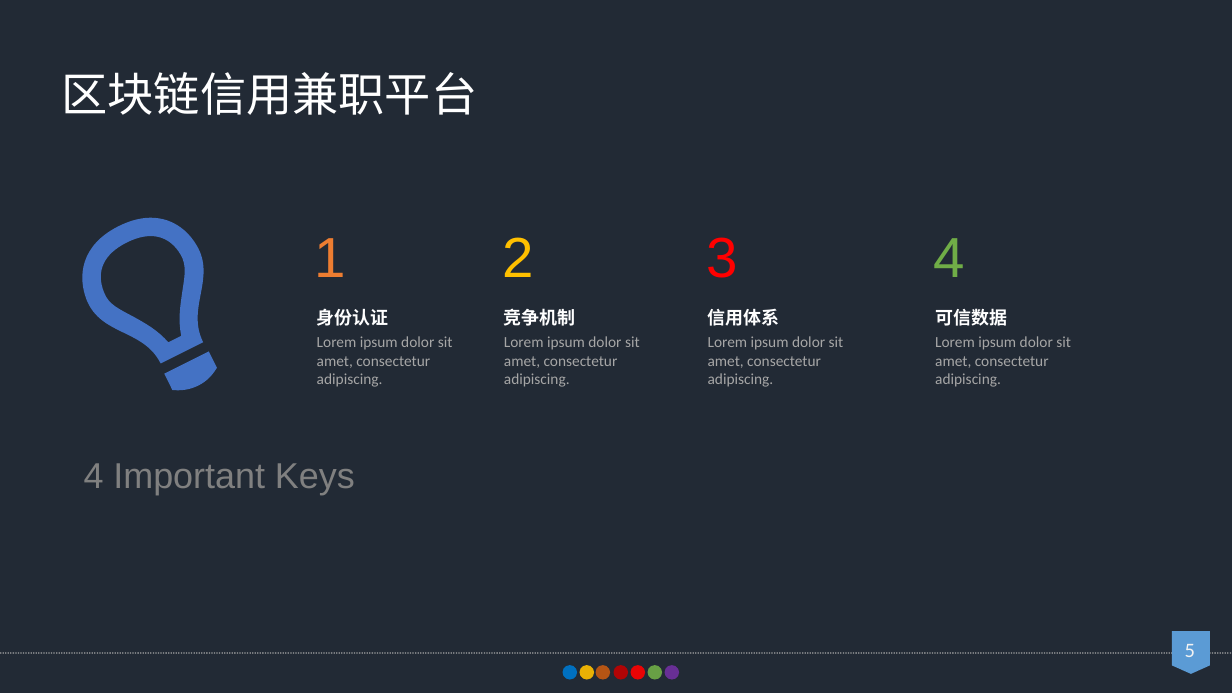
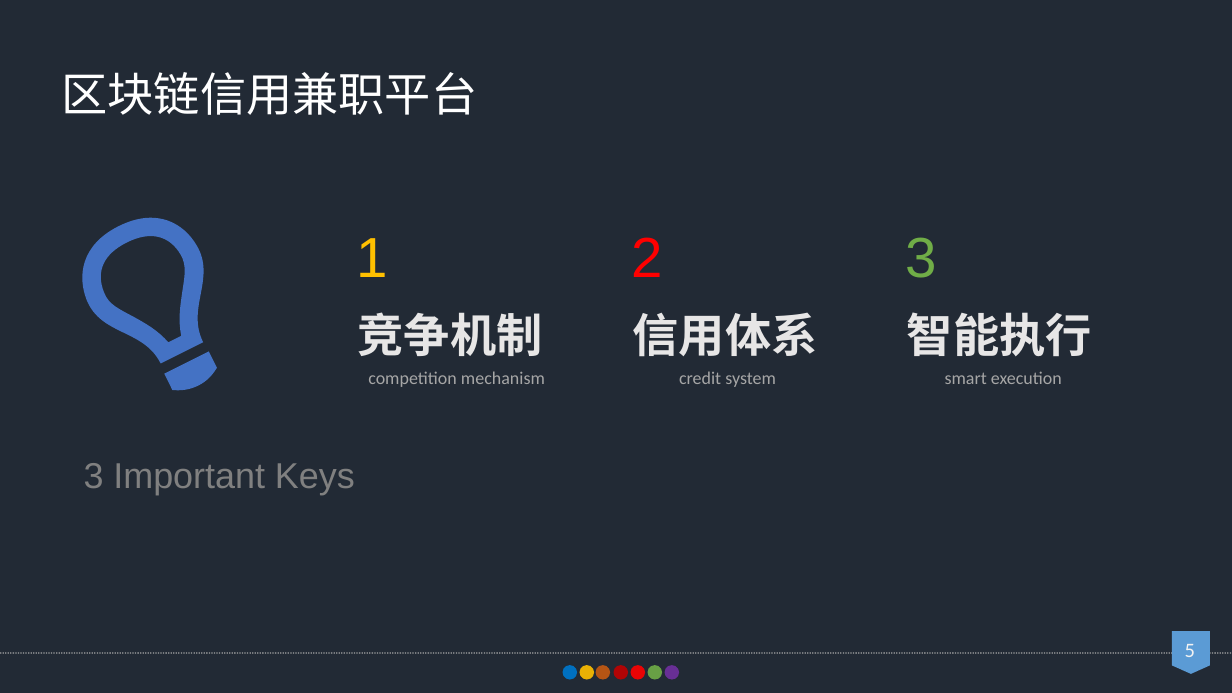
Before and after one commit to yglym2012/BlockchainCompetition, a slide deck: slide 5 of PPT/区块链信用兼职平台-黑色版.ppt. Drawn at 1232x693 pixels with LibreOffice and Linux fonts; fonts in the diff are those of the drawing. Boxes give left, top, right and bottom in pixels: in the first picture for what was removed or moved away, otherwise in the second. Text is boxed around its words. In the diff, an @@ line names an element or a change of style, - is before the commit and + after.

```diff
--- a/PPT/区块链信用兼职平台-黑色版.ppt
+++ b/PPT/区块链信用兼职平台-黑色版.ppt
@@ text "1": place and size @@
-text "1" at box(315, 238, 346, 277)
+text "1" at box(356, 238, 387, 277)
@@ text "1" at box(356, 238, 387, 277): text colour #ED7D31 to #FFC000 @@
@@ text "2": place and size @@
-text "2" at box(502, 237, 533, 277)
+text "2" at box(632, 237, 663, 277)
@@ text "2" at box(632, 237, 663, 277): text colour #FFC000 to #FF0000 @@
@@ text "3": place and size @@
-text "3" at box(707, 237, 738, 278)
+text "3" at box(905, 237, 936, 278)
@@ text "3" at box(905, 237, 936, 278): text colour #FF0000 to #70AD47 @@
@@ text removed at box(933, 238, 964, 277) @@
-4
@@ text removed at box(317, 308, 453, 368) @@
-身份认证
-Lorem ipsum dolor sit amet, consectetur adipiscing.
@@ text "竞争机制": place and size @@
-text "竞争机制" at box(504, 308, 640, 368)
+text "竞争机制" at box(358, 312, 545, 387)
@@ text at box(358, 312, 543, 356): size 14 to 36 pt, text colour #FFFFFF to #E7E6E6 in "竞争机制"; more space between paragraphs @@
@@ text "信用体系": place and size @@
-text "信用体系" at box(708, 308, 844, 368)
+text "信用体系" at box(633, 312, 818, 387)
@@ text at box(633, 312, 818, 357): size 14 to 36 pt, text colour #FFFFFF to #E7E6E6 in "信用体系"; more space between paragraphs @@
@@ text added at box(907, 312, 1092, 384), 14 pt, text #A6A6A6 @@
+智能执行
+smart execution
@@ text removed at box(935, 308, 1071, 368) @@
-可信数据
-Lorem ipsum dolor sit amet, consectetur adipiscing.
@@ text at box(368, 371, 545, 387): text changed; size 12 to 14 pt @@
-Lorem ipsum dolor sit amet, consectetur adipiscing.
+competition mechanism
@@ text at box(679, 371, 776, 387): text changed; size 12 to 14 pt @@
-Lorem ipsum dolor sit amet, consectetur adipiscing.
+credit system
@@ text at box(84, 463, 355, 495): text changed @@
-4 Important Keys
+3 Important Keys
```
Also in this commit, not shown: 7 other slides changed.
